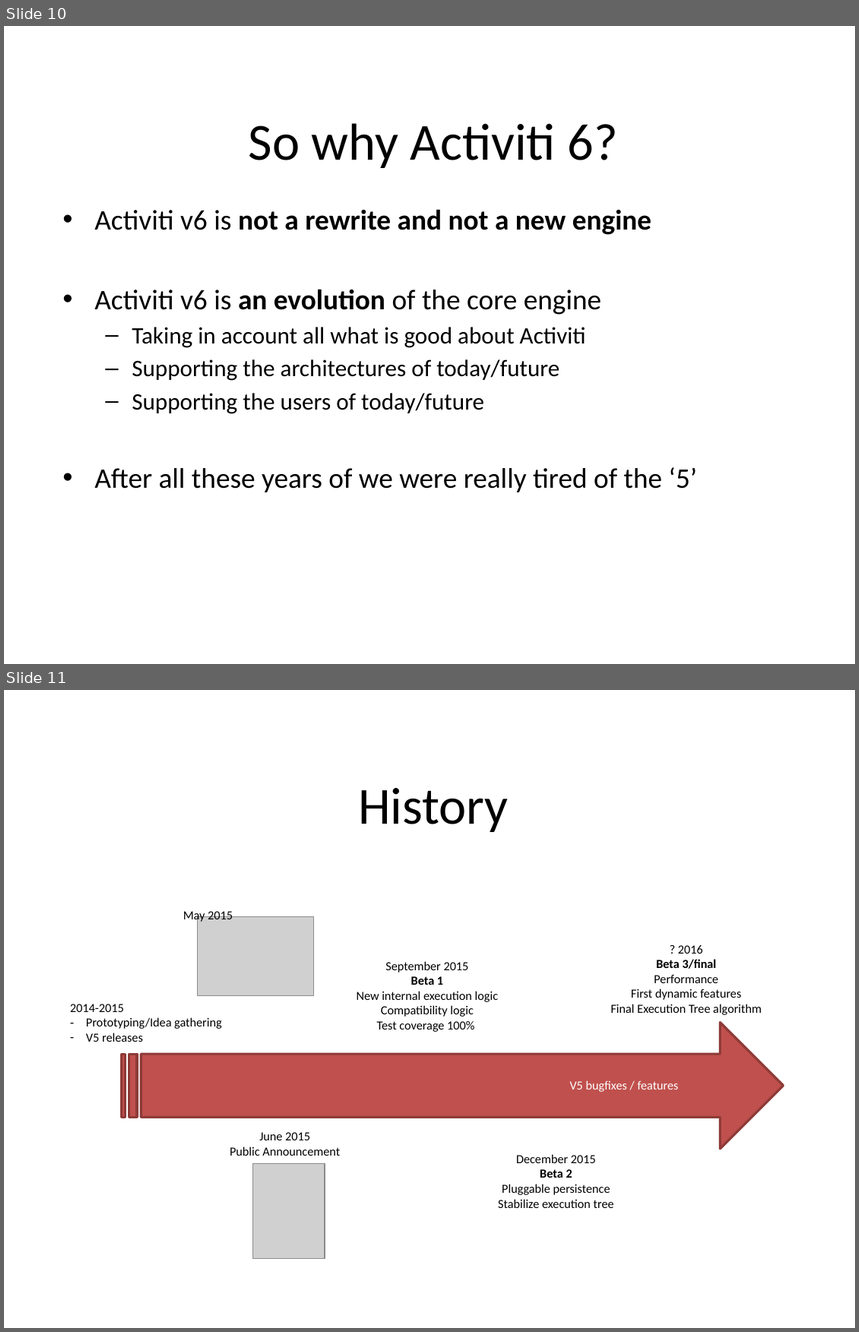
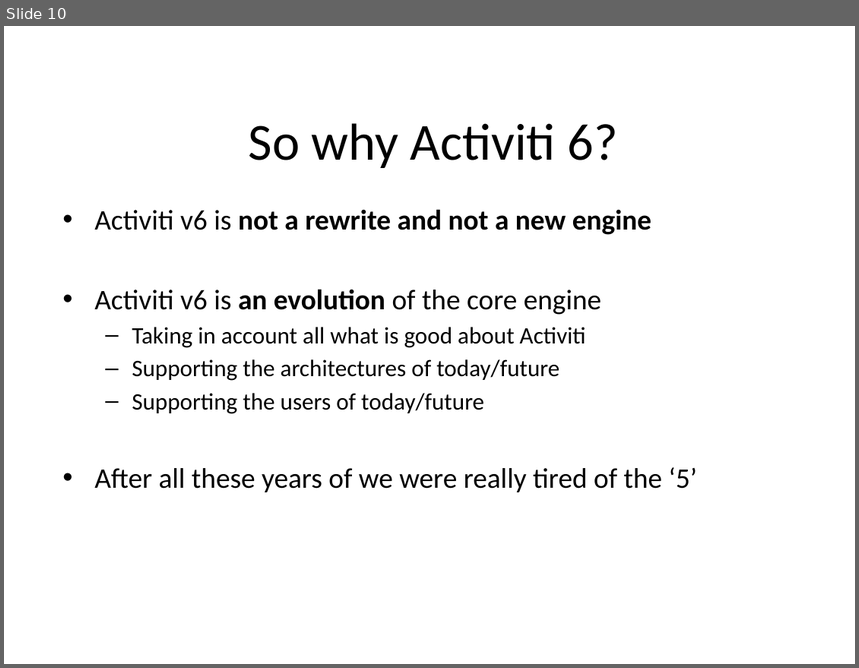
Before and after one commit to OrderOfTheBee/beecon, a slide deck: assets/data/files/20160125028/beecon_activiti.pptx. Shown one above the other, each under a label of ours: slides 10 and 11 before the commit, slide 10 after it. The pictures are 859x1332 and 859x668 pixels, drawn with LibreOffice and Linux fonts; fonts in the diff are those of the drawing; grey boxes stand for pictures; background and template pictures are left out. Boxes give left, top, right and bottom in pixels: in the first picture for what was removed or moved away, otherwise in the second. Text is boxed around its words. In the diff, an @@ line names an element or a change of style, - is before the commit and + after.

```diff
--- a/assets/data/files/20160125028/beecon_activiti.pptx
+++ b/assets/data/files/20160125028/beecon_activiti.pptx
@@ slide 11 removed at (x1=4, y1=690, x2=855, y2=1328), background picture (left out) @@
@@ title removed at (x1=358, y1=788, x2=509, y2=832) @@
-History
@@ text removed at (x1=183, y1=910, x2=233, y2=923) @@
-May 2015
@@ picture removed at (x1=198, y1=917, x2=315, y2=996) @@
@@ text removed at (x1=357, y1=961, x2=499, y2=1032) @@
-September 2015
-Beta 1
-New internal execution logic
-Compatibility logic
-Test coverage 100%
@@ text removed at (x1=611, y1=945, x2=762, y2=1015) @@
-? 2016
-Beta 3/final
-Performance
-First dynamic features
-Final Execution Tree algorithm
@@ text removed at (x1=70, y1=1004, x2=222, y2=1042) @@
-2014-2015
-– Prototyping/Idea gathering
-– V5 releases
@@ striped right arrow removed at (x1=122, y1=1023, x2=784, y2=1150) @@
@@ text removed at (x1=570, y1=1081, x2=679, y2=1092) @@
-V5 bugfixes / features
@@ text removed at (x1=230, y1=1132, x2=340, y2=1156) @@
-June 2015
-Public Announcement
@@ picture removed at (x1=253, y1=1163, x2=325, y2=1258) @@
@@ text removed at (x1=498, y1=1154, x2=614, y2=1208) @@
-December 2015
-Beta 2
-Pluggable persistence
-Stabilize execution tree
```
Also in this commit, not shown: 6 slides changed, 1 slide added, 3 other slides removed, 3 other files.
